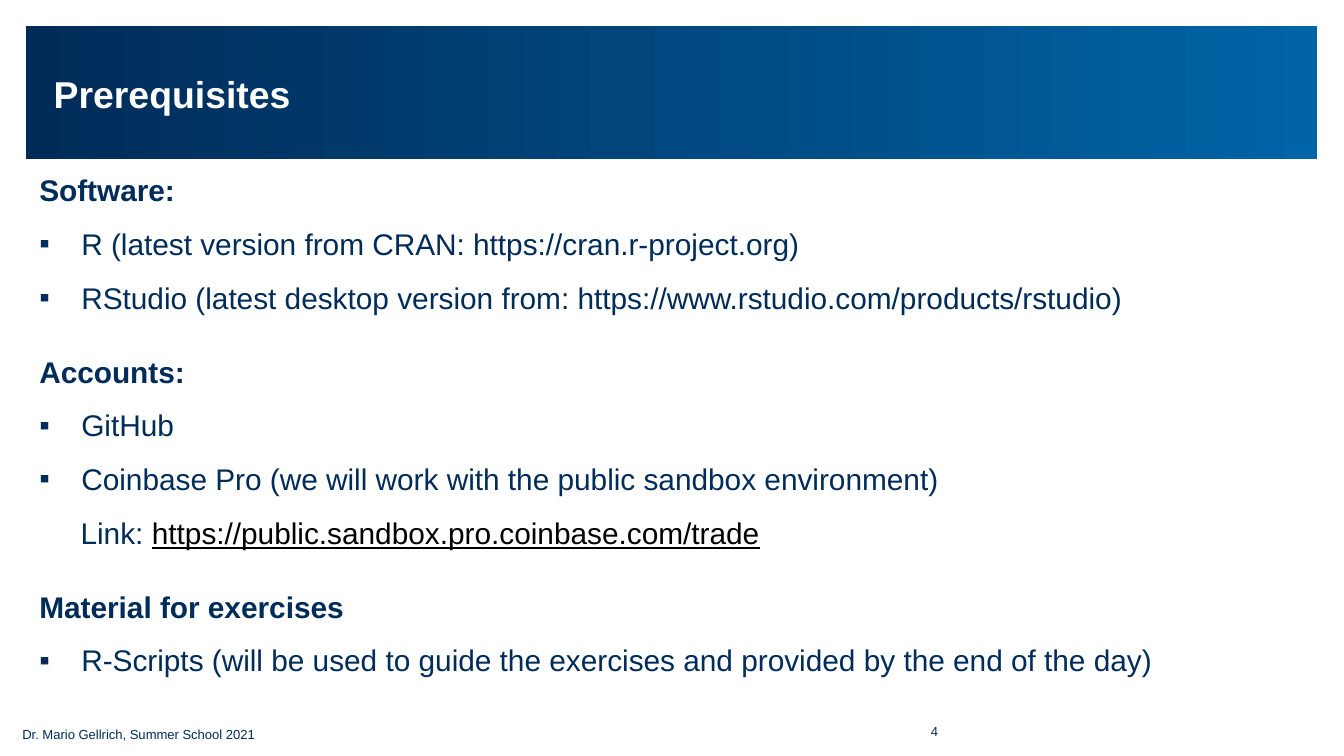
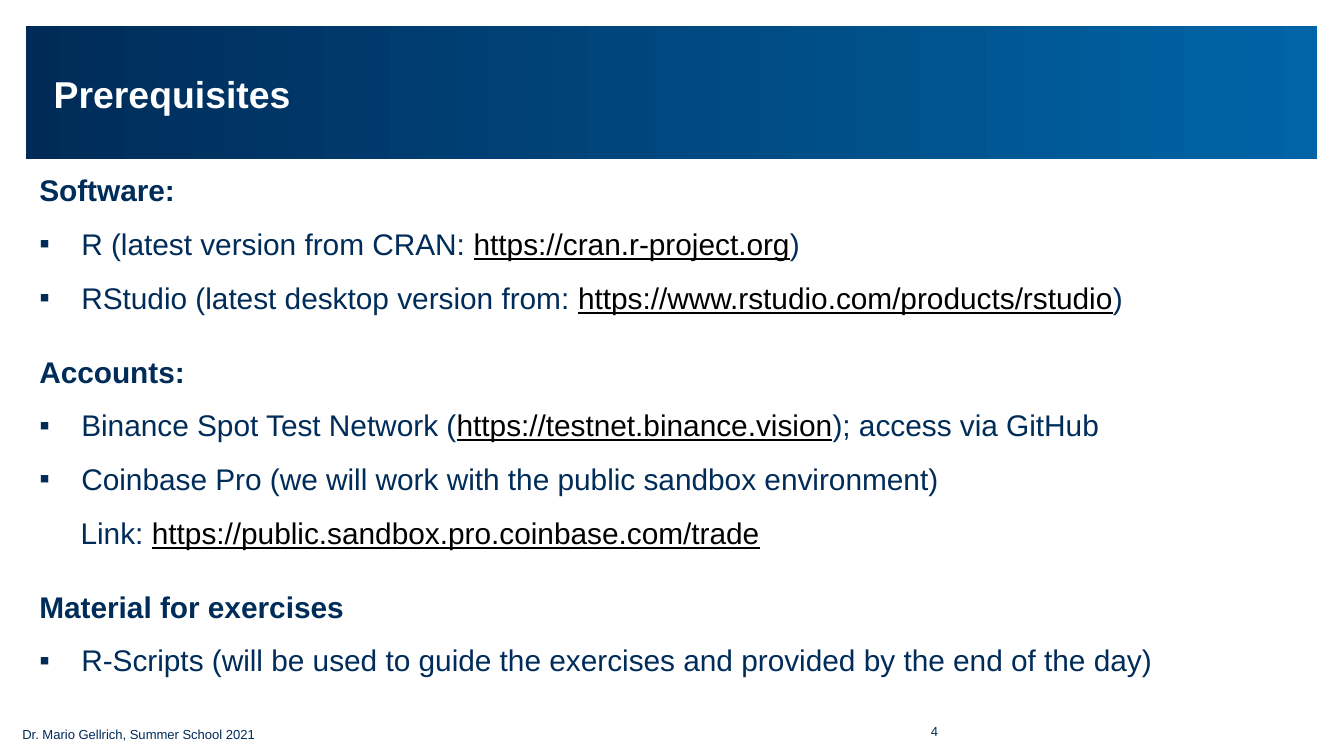
Before and after one commit to simschwab/summer_school_FS2022, a slide deck: slide 4 of Automated_Crypotocurrency_Trading/Slides_Cryptotrading_EN.pptx. Drawn at 1344x756 pixels with LibreOffice and Linux fonts; fonts in the diff are those of the drawing; background and template pictures are left out. Boxes give left, top, right and bottom in pixels: in the first picture for what was removed or moved away, otherwise in the second. Text is boxed around its words. In the diff, an @@ line names an element or a change of style, - is before the commit and + after.

```diff
--- a/Automated_Crypotocurrency_Trading/Slides_Cryptotrading_EN.pptx
+++ b/Automated_Crypotocurrency_Trading/Slides_Cryptotrading_EN.pptx
@@ text at (81,233,1123,314): text colour #002C59 to #000000, underline on in "https://cran.r-project.org)", "https://www.rstudio.com/products/rstudio)" @@
@@ text at (81,414,1099,442): text changed @@
-▪ GitHub
+▪ Binance Spot Test Network (https://testnet.binance.vision); access via GitHub
```
